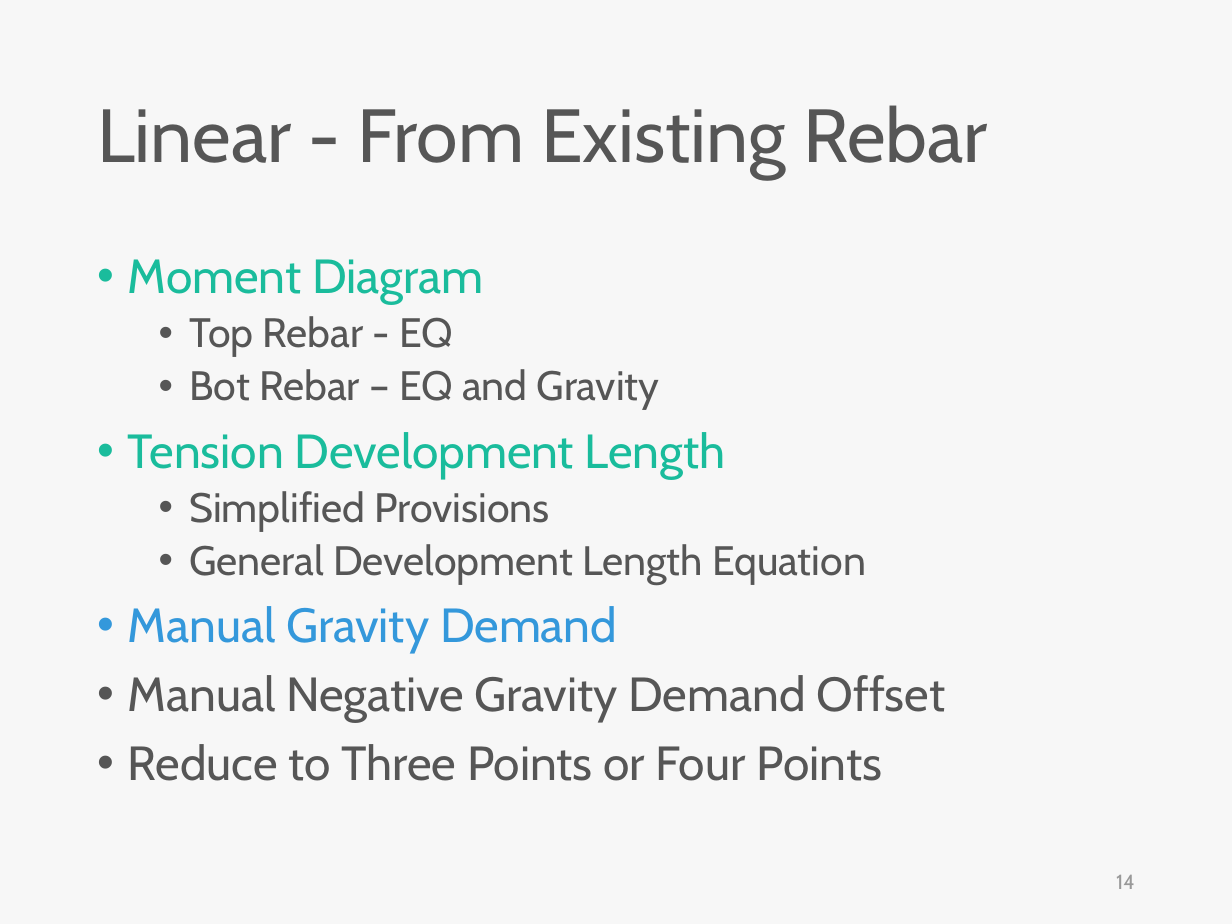
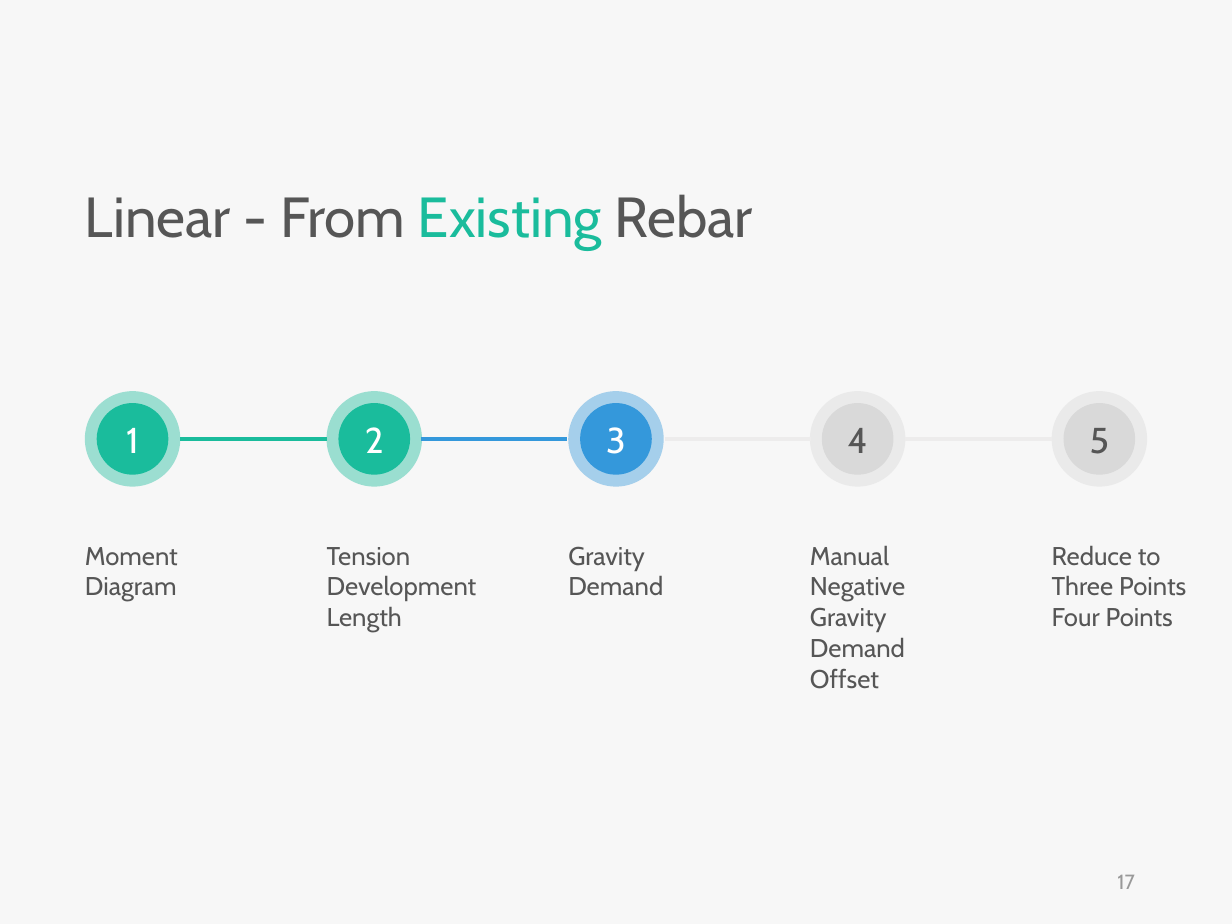
Before and after one commit to skyran1278/VbaProject, a slide deck: slide 17 of 20180126_SmartSplice/20180808_Meeting/SmartSplice.pptx (slide 14 before the commit). Drawn at 1232x924 pixels with LibreOffice and Linux fonts; fonts in the diff are those of the drawing. Boxes give left, top, right and bottom in pixels: in the first picture for what was removed or moved away, otherwise in the second. Text is boxed around its words. In the diff, an @@ line names an element or a change of style, - is before the commit and + after.

```diff
--- a/20180126_SmartSplice/20180808_Meeting/SmartSplice.pptx
+++ b/20180126_SmartSplice/20180808_Meeting/SmartSplice.pptx
@@ text "Linear - From Existing Rebar" moved from (x1=97, y1=105, x2=988, y2=178) to (x1=85, y1=194, x2=753, y2=250) @@
@@ text "Linear - From Existing Rebar" at (x1=85, y1=194, x2=753, y2=250): size 44 to 33 pt; text colour #565656 to #1ABC9C in "Existing"; more space between paragraphs; vertical alignment middle to top @@
@@ text removed at (x1=128, y1=259, x2=946, y2=781) @@
-• Moment Diagram
-  • Top Rebar - EQ
-  • Bot Rebar – EQ and Gravity
-• Tension Development Length
-  • Simplified Provisions
-  • General Development Length Equation
-• Manual Gravity Demand
-• Manual Negative Gravity Demand Offset
-• Reduce to Three Points or Four Points
@@ ellipse added at (x1=85, y1=392, x2=180, y2=487), fill #1ABC9C at 41% opacity, 21 pt, text #FFFFFF @@
+1
@@ ellipse added at (x1=97, y1=403, x2=169, y2=474), fill #1ABC9C @@
@@ ellipse added at (x1=326, y1=392, x2=421, y2=487), fill #1ABC9C at 42% opacity, 21 pt, text #FFFFFF @@
+2
@@ ellipse added at (x1=339, y1=403, x2=410, y2=474), fill #1ABC9C @@
@@ ellipse added at (x1=568, y1=392, x2=663, y2=487), fill #3498DB at 42% opacity, 21 pt, text #FFFFFF @@
+3
@@ ellipse added at (x1=580, y1=403, x2=652, y2=474), fill #3498DB @@
@@ ellipse added at (x1=809, y1=392, x2=904, y2=487), fill #D9D9D9 at 42% opacity, 21 pt, text #565656 @@
+4
@@ ellipse added at (x1=822, y1=403, x2=893, y2=474), fill #D9D9D9 @@
@@ ellipse added at (x1=1052, y1=392, x2=1147, y2=487), fill #D9D9D9 at 42% opacity, 21 pt, text #565656 @@
+5
@@ ellipse added at (x1=1063, y1=403, x2=1135, y2=474), fill #D9D9D9 @@
@@ line added from (180, 439) to (326, 439), #1ABC9C 2.25 pt @@
@@ line added from (421, 439) to (567, 439), #3498DB 2.25 pt @@
@@ line added from (665, 439) to (811, 439), #EDECEC 2.25 pt @@
@@ text added at (x1=85, y1=547, x2=178, y2=601), 15 pt, text #565656 @@
+Moment Diagram
@@ text added at (x1=327, y1=547, x2=477, y2=632), 15 pt, text #565656 @@
+Tension Development Length
@@ text added at (x1=568, y1=546, x2=663, y2=595), 15 pt, text #565656 @@
+Gravity Demand
@@ text added at (x1=810, y1=546, x2=905, y2=689), 15 pt, text #565656 @@
+Manual Negative Gravity Demand Offset
@@ text added at (x1=1052, y1=546, x2=1186, y2=627), 15 pt, text #565656 @@
+Reduce to Three Points Four Points
@@ page number at (x1=1117, y1=875, x2=1135, y2=889): text changed @@
-14
+17
```
Also in this commit, not shown: 2 other slides changed, 7 slides added, 5 slides removed, 2 other files.
